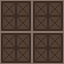
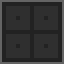
Layered file, before and after one edit (64 x 64). Changes by layer:
removed layer "grid" (was soft light) over [0, 0, 64, 64]
added layer "lite_32x" (soft light) above "11c" over [0, 0, 64, 64]
hid "11c" over [0, 0, 64, 64]
hid "11b" over [0, 0, 64, 64]
hid "11a" over [0, 0, 64, 64]
hid "10c" over [0, 0, 64, 64]
hid "10b" over [0, 0, 64, 64]
hid "10a" over [0, 0, 64, 64]
hid "9c" over [0, 0, 64, 64]
hid "9b" over [0, 0, 64, 64]
hid "9a" over [0, 0, 64, 64]
hid "8c" over [0, 0, 64, 64]
hid "8b" over [0, 0, 64, 64]
hid "8a" over [0, 0, 64, 64]
hid "7c" over [0, 0, 64, 64]
hid "7b" over [0, 0, 64, 64]
hid "7a" over [0, 0, 64, 64]
hid "6c" over [0, 0, 64, 64]
hid "6b" over [0, 0, 64, 64]
hid "6a" over [0, 0, 64, 64]
hid "5c" over [0, 0, 64, 64]
hid "5b" over [0, 0, 64, 64]
hid "5a" over [0, 0, 64, 64]
hid "4c" over [0, 0, 64, 64]
…and 10 more changes (1 added, 1 removed, 8 visibility)
